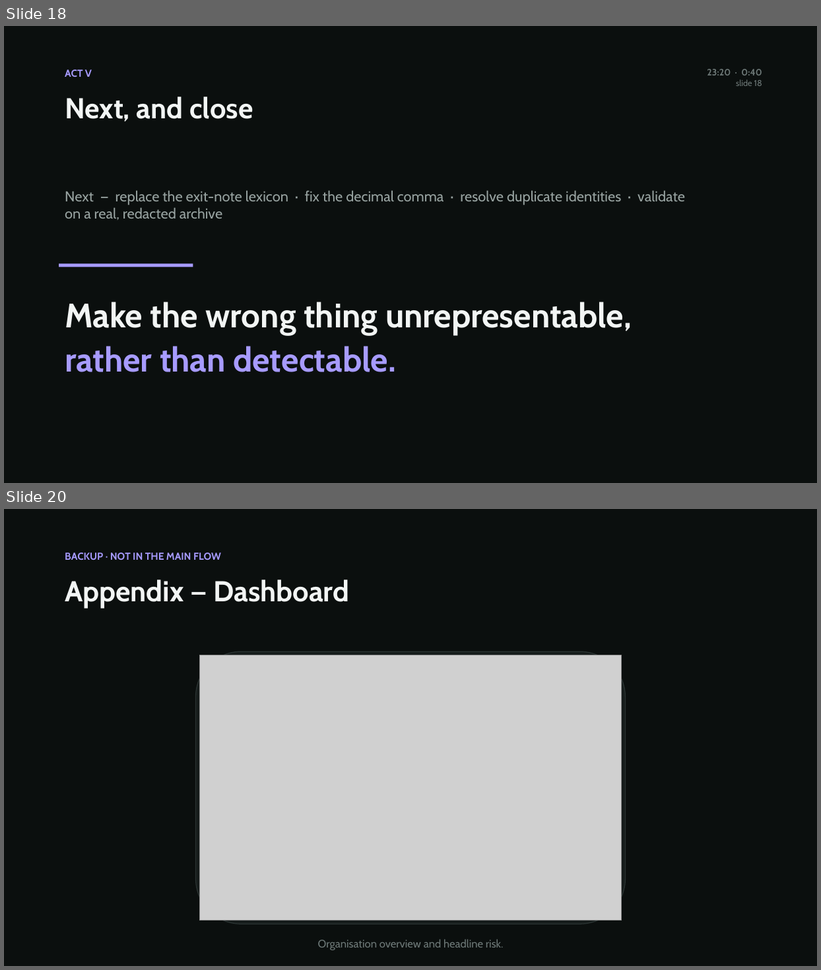
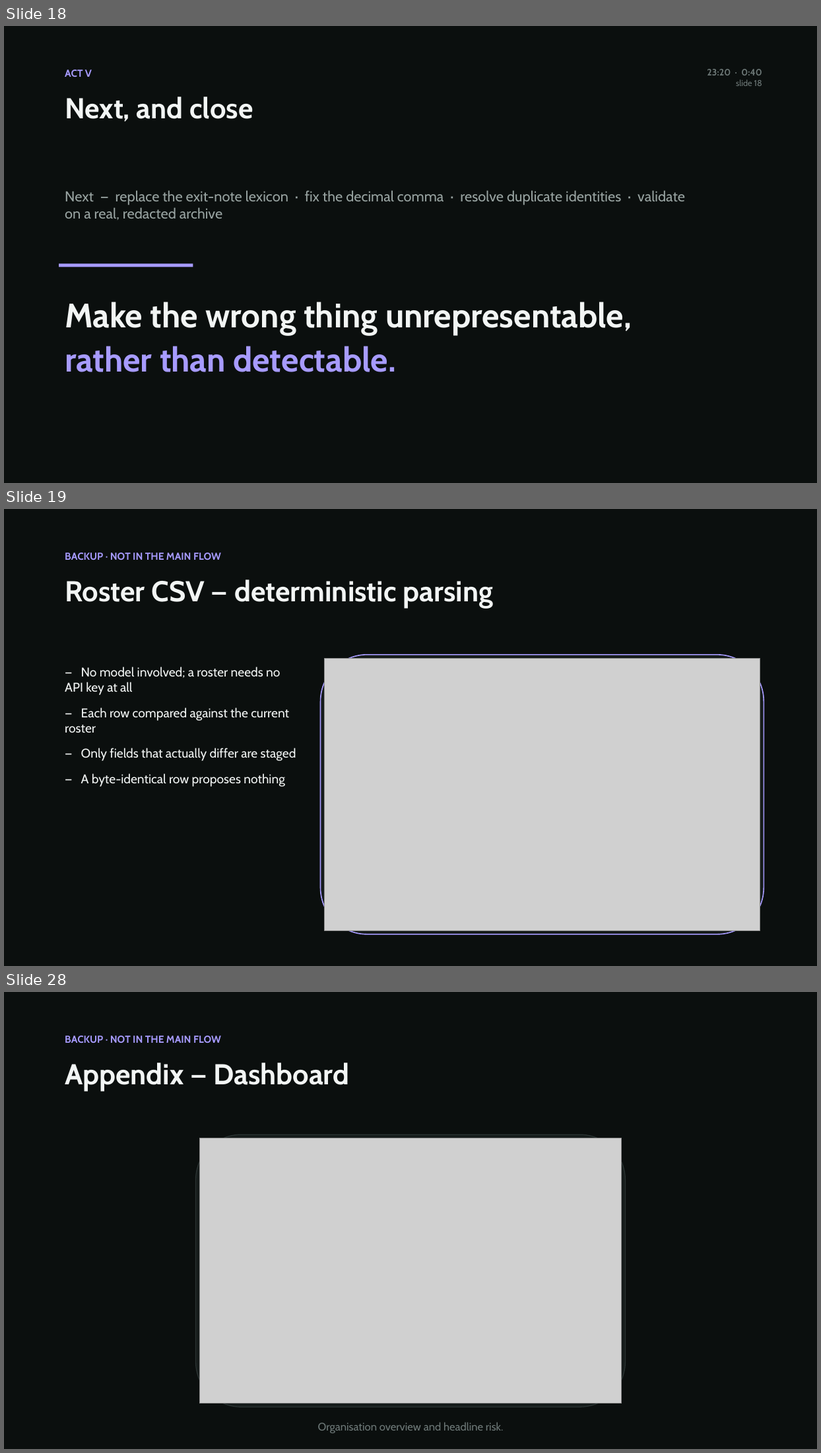
Before and after one commit to AzizKhayati1/companysim, a slide deck: docs/reading-the-paperwork.pptx. Shown one above the other, each under a label of ours: slides 18 and 20 before the commit, slides 18, 19 and 28 after it; the slides between them are not shown. The pictures are 821x970 and 821x1453 pixels, drawn with LibreOffice and Linux fonts; fonts in the diff are those of the drawing; grey boxes stand for pictures. Boxes give left, top, right and bottom in pixels: in the first picture for what was removed or moved away, otherwise in the second. Text is boxed around its words. In the diff, an @@ line names an element or a change of style, - is before the commit and + after.

```diff
--- a/docs/reading-the-paperwork.pptx
+++ b/docs/reading-the-paperwork.pptx
@@ slide 19 added at bbox=[4, 509, 817, 966], background #0B0F0E @@
@@ text added at bbox=[65, 553, 221, 560], 12 pt, text #A79BFF, bold @@
+BACKUP · NOT IN THE MAIN FLOW
@@ text added at bbox=[65, 580, 493, 608], 34 pt, text #F2F5F4, bold @@
+Roster CSV — deterministic parsing
@@ text added at bbox=[65, 667, 296, 787], 15 pt, text #F2F5F4 @@
+— No model involved; a roster needs no API key at all
+— Each row compared against the current roster
+— Only fields that actually differ are staged
+— A byte-identical row proposes nothing
@@ rounded rectangle added at bbox=[321, 655, 764, 935], fill #161C1B, outline #A79BFF 1.25 pt @@
@@ picture added at bbox=[324, 658, 760, 931] @@
@@ what was slide 20 is now slide 28 @@
```
Also in this commit, not shown: 1 slide changed, 8 other slides added, 2 slides removed, 12 other files.
